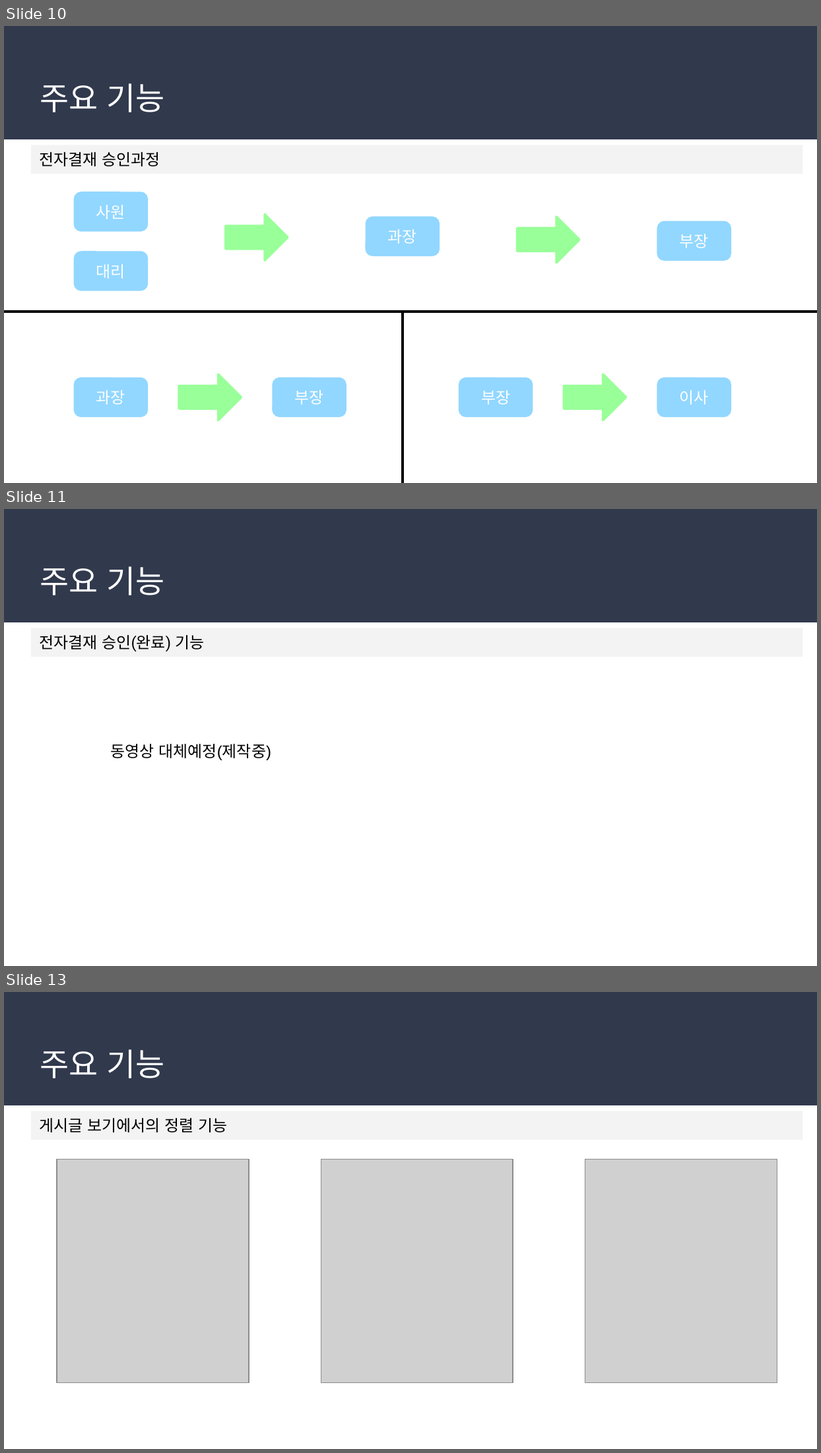
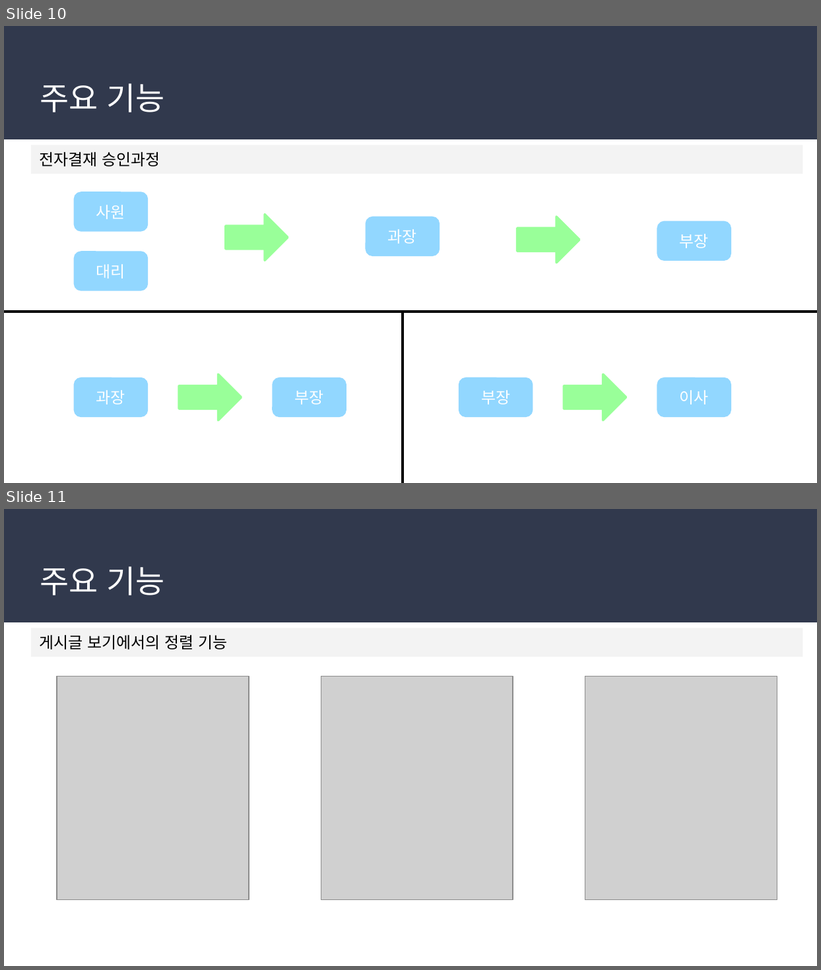
Before and after one commit to soulluna/-6th-_cosmo_1th_group, a slide deck: 작업완료포트폴리오/6. 1차 발표문서/전자결재시스템 1차 발표.pptx. Shown one above the other, each under a label of ours: slides 10, 11 and 13 before the commit, slides 10 and 11 after it; the slides between them are not shown. The pictures are 821x1453 and 821x970 pixels, drawn with LibreOffice and Linux fonts; fonts in the diff are those of the drawing; grey boxes stand for pictures. Boxes give left, top, right and bottom in pixels: in the first picture for what was removed or moved away, otherwise in the second. Text is boxed around its words. In the diff, an @@ line names an element or a change of style, - is before the commit and + after.

```diff
--- a/작업완료포트폴리오/6. 1차 발표문서/전자결재시스템 1차 발표.pptx
+++ b/작업완료포트폴리오/6. 1차 발표문서/전자결재시스템 1차 발표.pptx
@@ slide 11 removed at <box>4,509,817,966</box>, background #FFFFFF; not listed: 1 template element that a slide beside it also shows @@
@@ title removed at <box>40,566,165,595</box> @@
-주요 기능
@@ rectangle removed at <box>31,628,803,657</box> @@
-전자결재 승인(완료) 기능
@@ text removed at <box>110,744,271,760</box> @@
-동영상 대체예정(제작중)
@@ what was slide 13 is now slide 11 @@
```
Also in this commit, not shown: 1 other slide removed, 1 other file.
